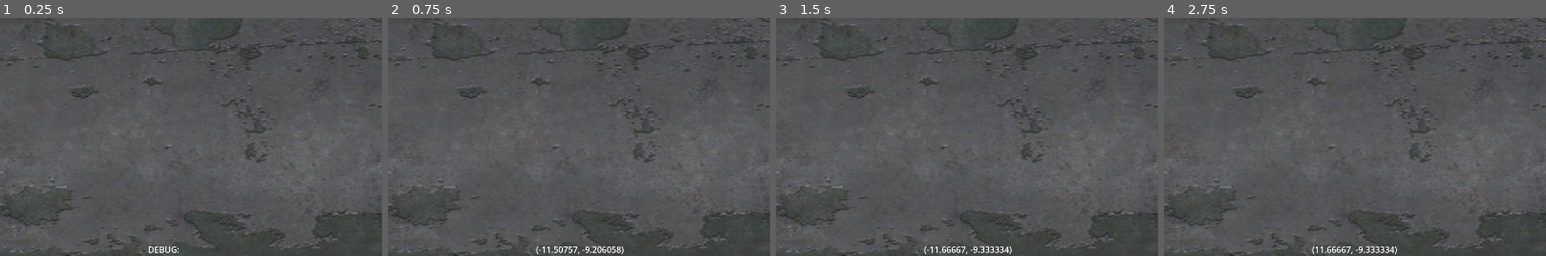
Above: before the commit, frames 1-4 (left to right).
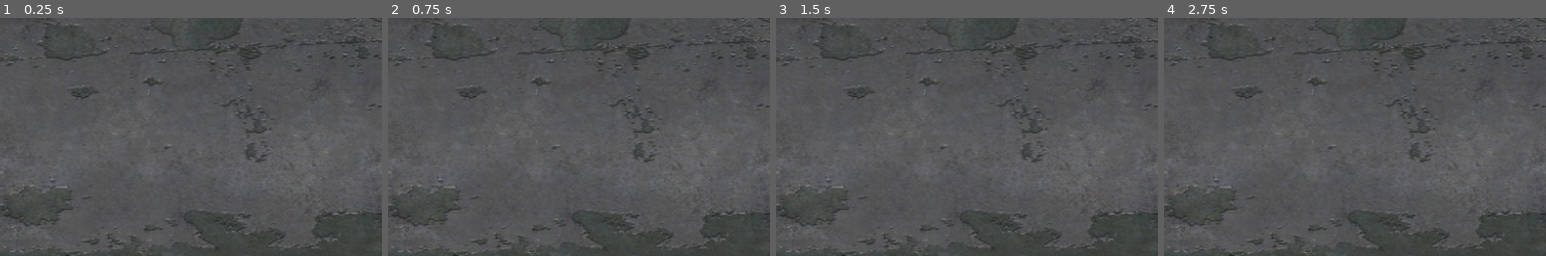
Above: after the commit, the same moments.

Repository: Fox-Alpha/Pong_Godot_4_Multiplayer
Game: Godot game, scene res://scenes/game/Pong_40.tscn
Same seed, same stepped clock (60 frames per second), same inputs: the game is played once before the commit and once after it. This scene is started directly instead of the project's main scene.
Inputs (mouse positions are % of the whole screen's width and height, from its top left):
- Up to frame 1 (0.25 s): no input
- Up to frame 2 (0.75 s): tap Enter at 0.5 s; move the mouse to (72, 45) at 0.52 s; hold W (p1_up) from 0.53 s (still down); hold Down (p2_down) from 0.53 s (still down); click (72, 45) at 0.67 s
- Up to frame 3 (1.5 s): tap Space at 1.25 s; move the mouse to (30, 55) at 1.27 s; release W (p1_up) at 1.28 s; release Down (p2_down) at 1.28 s; hold S (p1_down) from 1.28 s (still down); tap Up (p2_up) at 1.35 s
- Up to frame 4 (2.75 s): tap Enter at 2 s; move the mouse to (60, 28) at 2.02 s; release S (p1_down) at 2.03 s; hold W (p1_up) from 2.03 s (still down); hold Down (p2_down) from 2.03 s (still down)
The pictures show only the part of the screen within x 31-81%, y 50-100%; the shares and areas given below are measured in that part.

The runs differ from the first frame. In frame 1, 0.1% of the frame differs, in the area x 38-47%, y 96-99%; in frame 2, 0.4%, in the area x 38-62%, y 96-100%; in frame 3, 0.3%; in frame 4, 0.3%.

Commit message:
Chg: Reset Position ===: Should be set on parent Scene

Diff:
--- a/scenes/debug/DebugControl.tscn
+++ b/scenes/debug/DebugControl.tscn
@@ -4,8 +4,26 @@
 
 [node name="DebugControl" type="Control"]
 layout_mode = 3
-anchors_preset = 0
+anchors_preset = 12
+anchor_top = 1.0
+anchor_right = 1.0
+anchor_bottom = 1.0
+offset_left = 10.0
+offset_top = -60.0
+offset_right = 10.0
+offset_bottom = -60.0
+grow_horizontal = 2
+grow_vertical = 0
 script = ExtResource("1_8888n")
+
+[node name="ResetButton" type="Button" parent="."]
+unique_name_in_owner = true
+custom_minimum_size = Vector2(120, 50)
+layout_mode = 1
+offset_right = 120.0
+offset_bottom = 50.0
+theme_override_font_sizes/font_size = 32
+text = "RESET"
 
 [node name="Debug" type="Label" parent="."]
 custom_minimum_size = Vector2(65, 24)
@@ -13,24 +31,7 @@
 anchors_preset = 2
 anchor_top = 1.0
 anchor_bottom = 1.0
-offset_top = -24.0
 offset_right = 65.0
+offset_bottom = 24.0
 grow_vertical = 0
-pivot_offset = Vector2(0, 24)
 text = "DEBUG: "
-
-[node name="ResetButton" type="Button" parent="."]
-unique_name_in_owner = true
-custom_minimum_size = Vector2(120, 50)
-layout_mode = 1
-anchors_preset = 8
-anchor_left = 0.5
-anchor_top = 0.5
-anchor_right = 0.5
-anchor_bottom = 0.5
-offset_right = 120.0
-offset_bottom = 50.0
-grow_horizontal = 2
-grow_vertical = 2
-theme_override_font_sizes/font_size = 32
-text = "RESET"
